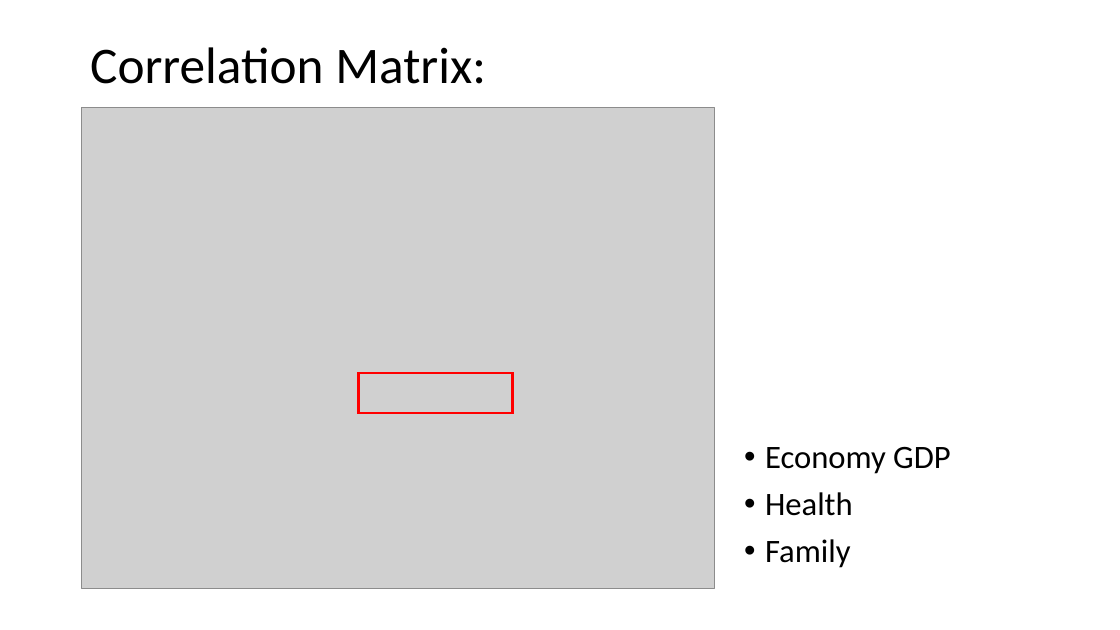
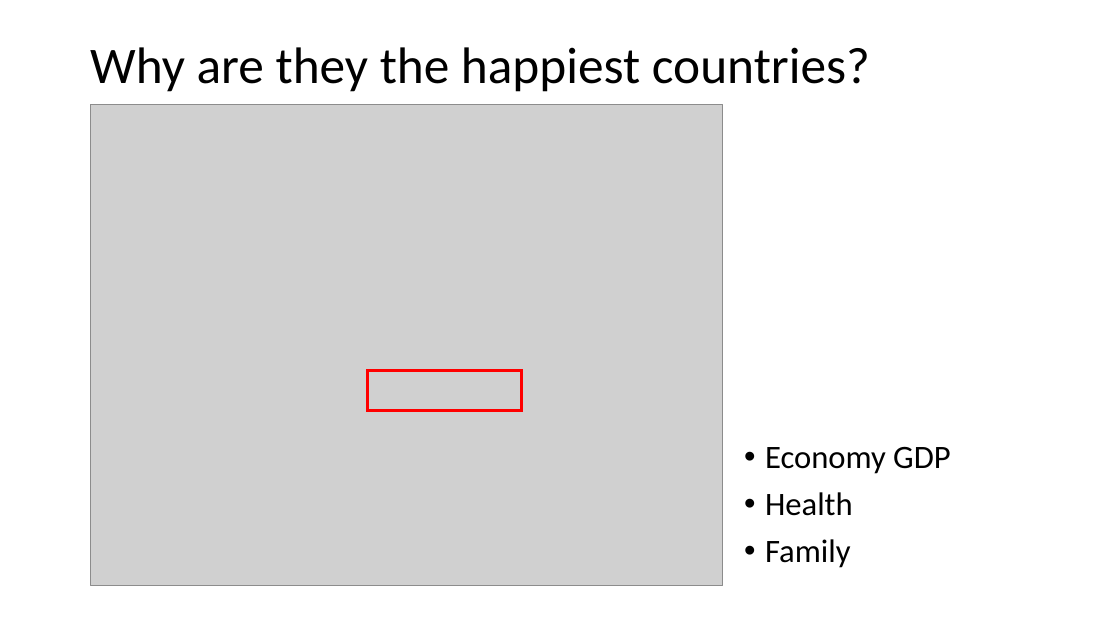
Before and after one commit to Alvin1359/world-happiness-report, a slide deck: slide 14 of World Happiness Report Presentation.pptx. Drawn at 1120x630 pixels with LibreOffice and Linux fonts; fonts in the diff are those of the drawing; grey boxes stand for pictures. Boxes give left, top, right and bottom in pixels: in the first picture for what was removed or moved away, otherwise in the second. Text is boxed around its words. In the diff, an @@ line names an element or a change of style, - is before the commit and + after.

```diff
--- a/World Happiness Report Presentation.pptx
+++ b/World Happiness Report Presentation.pptx
@@ title at [90,47,870,92]: text changed @@
-Correlation Matrix:
+Why are they the happiest countries?
@@ picture: place and size @@
-picture at [82,107,714,588]
+picture at [91,104,723,586]
@@ rectangle: place and size @@
-rectangle at [359,373,513,413]
+rectangle at [367,371,522,411]
```
Also in this commit, not shown: 7 other slides changed, 8 slides added, 6 slides removed, 3 other files.
